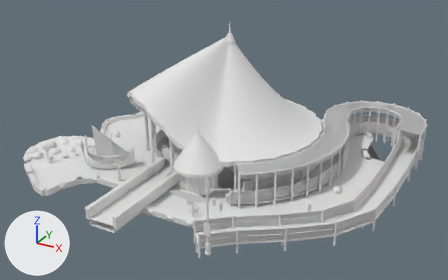
Before and after pictures for a commit that changed the Blender file models/AR_Sirocco/AR_Sirocco_master.blend.
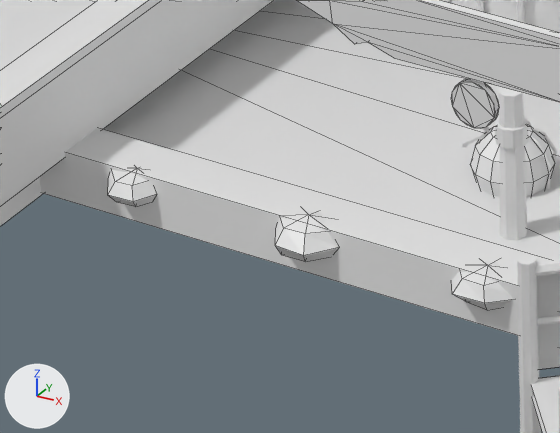
The first picture shows the older version from a 50 mm camera at (26.5, -49.3, 25.6) aimed at (1.0, -2.8, 2.4). The close-ups show the older and then the newer version on the part from 30% to 44% of the width and 68% to 85% of the height of that picture. Only the edits that show in the close-ups are written down. The axes (+X, +Y, +Z) are drawn at lower left. The lights are the same throughout. The close-ups show mesh edges as thin lines.

Before the edit, the objects in view are built like this:
```python
me_si_om_bordmedaillon = bpy.data.meshes.new('SI_om_bordmedaillon')
me_si_om_bordmedaillon.from_pydata(...)  # 40 vertices, 36 faces; spans x 5.75..6.15, y -17.06..-17.0, z 3.92..4.32
me_si_om_bordmedaillon.materials.append(mat_si_bordvlak)  # white #e7e7e7
me_si_om_stam = bpy.data.meshes.new('SI_om_stam')
me_si_om_stam.from_pydata(...)  # 6162 vertices, 5200 faces; spans x -13.5..17.0, y -16.6..12.9, z -0.8..6.4
me_si_om_stam.materials.append(mat_si_stam)  # white #e7e7e7
me_si_om_steen = bpy.data.meshes.new('SI_om_steen')
me_si_om_steen.from_pydata(...)  # 884 vertices, 964 faces; spans x -12.4..15.7, y -14.1..14.2, z -0.2..0.3
me_si_om_steen.materials.append(mat_si_steen)  # white #e7e7e7
ob_si_om_bordmedaillon = bpy.data.objects.new('SI_om_bordmedaillon', me_si_om_bordmedaillon)
ob_si_om_bordmedaillon.location = (0.0, 0.0, 0.0)
ob_si_om_stam = bpy.data.objects.new('SI_om_stam', me_si_om_stam)
ob_si_om_stam.location = (0.0, 0.0, 0.0)
ob_si_om_steen = bpy.data.objects.new('SI_om_steen', me_si_om_steen)
ob_si_om_steen.location = (0.0, 0.0, 0.0)
# also in view: 'SI_om_net' at (11.0, -1.9, 0.9); 'SI_om_touw' at (0.2, -2.9, 2.8); 'SI_om_vlonder' at (9.7, -1.9, 0.2); 'SI_om_bordvlak' at (5.8, -17.0, 4.6); 'SI_om_muur' at (-2.0, -11.9, 0.6)
```
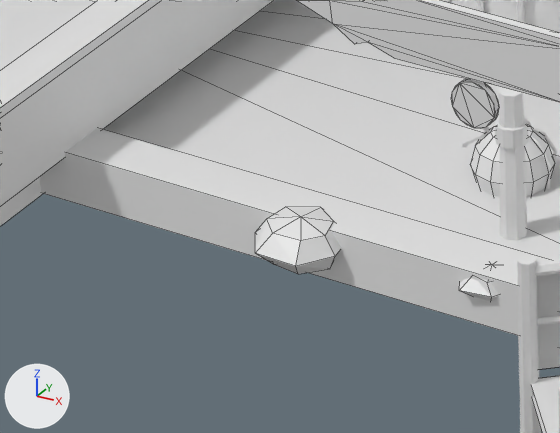
What changed in the scene script:
```text
Change me_si_om_steen:
    used by ob_si_om_steen; location = (0.0, 0.0, 0.0)
    remove me_si_om_steen.from_pydata(...)  # 884 vertices, 964 faces; spans x -12.4..15.7, y -14.1..14.2, z -0.2..0.3
    add me_si_om_steen.from_pydata(...)  # 837 vertices, 918 faces; spans x -12.4..15.5, y -14.2..14.2, z -0.2..0.3
    me_si_om_steen part 1: the loose piece of 23 vertices spanning x 0.0..0.5, y -14.0..-13.4, z -0.1..0.3 is deleted
    me_si_om_steen part 2: 31 vertices moved from x -2.0..6.0, y -13.9..-13.3, z 0.0..0.2 to x -2.0..6.1, y -14.0..-13.2, z 0.0..0.2; 22 vertices removed from x 1.7..2.4, y -14.0..-13.4, z -0.1..0.3; 22 vertices added at x 1.6..2.5, y -14.2..-13.5, z -0.1..0.3
    other edits to the shape of me_si_om_steen do not show in these pictures
```

What differs and where, as boxes (x1, y1, x2, y2) in the close-ups (560 x 433 px; the box of a moved part takes in the faces that stretch with it):
part 1 of me_si_om_steen, deleted: before (108, 168, 157, 207)
part 2 of me_si_om_steen, moved or reshaped: before (275, 210, 513, 310); after (255, 207, 498, 301)
